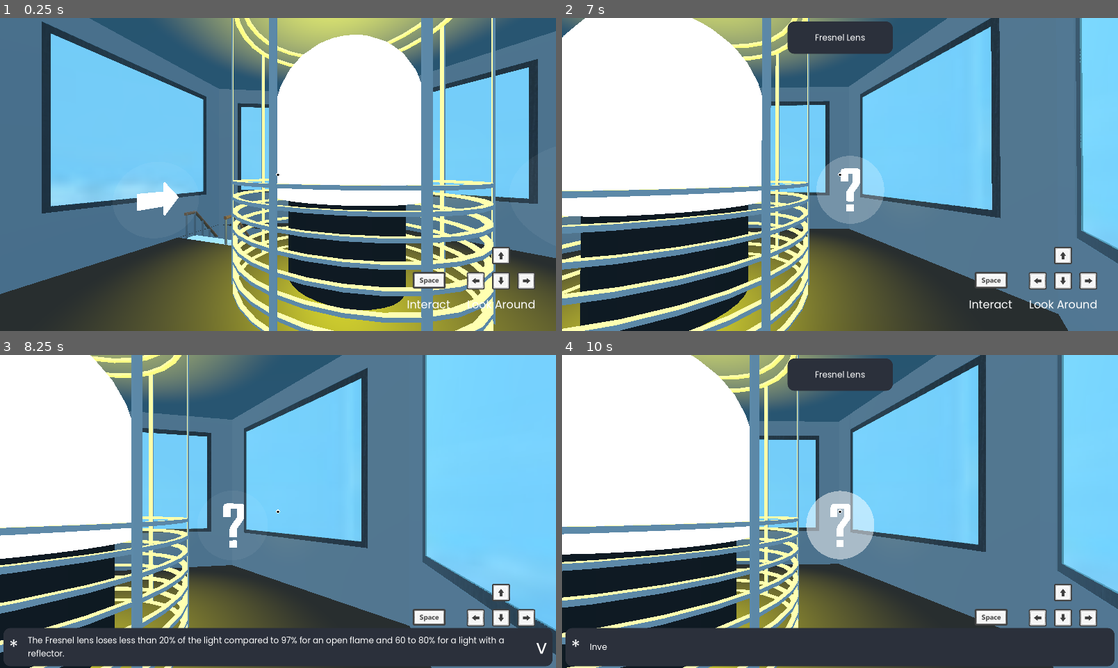
Above: before the commit, frames 1-4 (two rows, left to right).
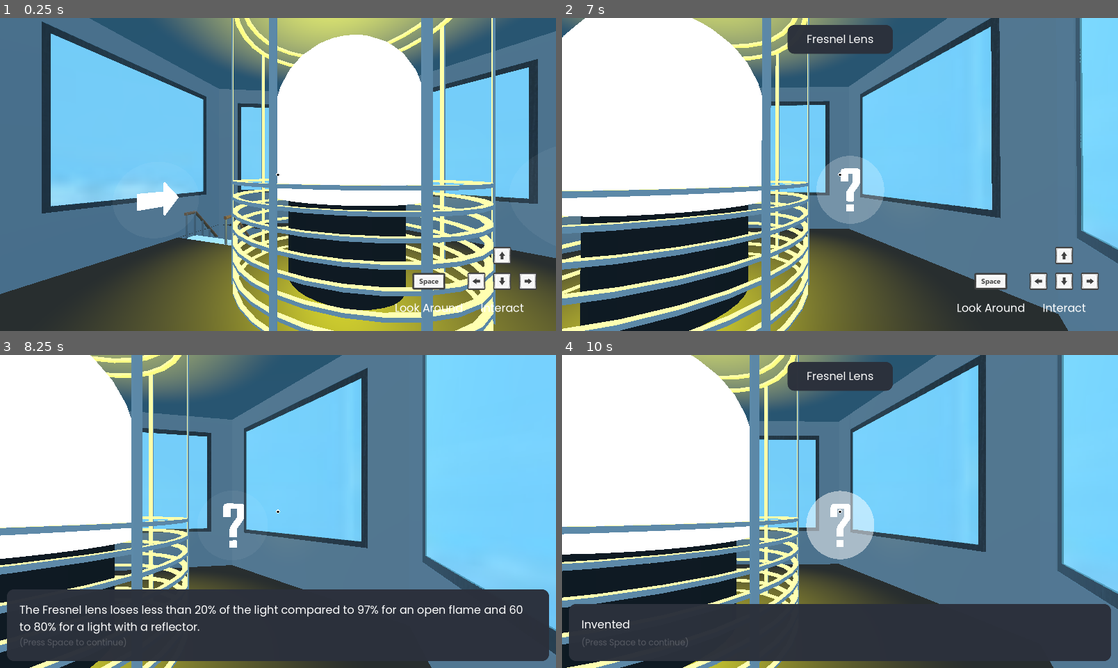
Above: after the commit, the same moments.

Repository: Illuminate-Wisc/Lighthouse
Game: Godot game, scene res://src/scenes/rooms/Lens_room.tscn
Two runs of this game, one before a commit and one after it. Both use one fixed random seed, a clock stepped at 60 frames per second and the inputs below. This scene is started directly instead of the project's main scene.
Inputs:
- Up to frame 1 (0.25 s): no input
- Up to frame 2 (7 s): tap Enter (ui_accept) at 0.5, 0.77, 1.07, 1.52, 1.82, 3.02, 3.32, 3.77, 3.8, 4.07, 4.35, 4.52, 4.82, 6.02, 6.32, 6.77 s; hold S (look_down) 0.53-1.28 s; tap A (look_left) at 0.8, 1.35, 5.3, 5.85 s; tap D (look_right) at 1.55, 6.05 s; hold D (look_right) 2.03-2.78 s; tap W (look_up) at 2.3, 2.85, 6.8 s; tap Space (select) at 3.05, 3.6 s; tap S (look_down) at 4.55 s; hold S (look_down) 5.03-5.78 s; hold D (look_right) from 6.53 s (still down)
- Up to frame 3 (8.25 s): tap Enter (ui_accept) at 7.07, 7.52, 7.82 s; tap Space (select) at 7.25, 7.55, 8, 8.1 s; release D (look_right) at 7.28 s; tap W (look_up) at 7.35 s
- Up to frame 4 (10 s): tap Enter (ui_accept) at 8.3, 9.02, 9.32, 9.5, 9.77 s; tap Space (select) at 8.75 s; tap S (look_down) at 8.85 s; hold A (look_left) from 9.53 s (still down)

The runs differ from the first frame. In frame 1, 0.9% of the frame differs, in the area x 71-97%, y 73-94%; in frame 2, 1.3%; in frame 3, 12%, in the area x 0-100%, y 73-100%; in frame 4, 8.1%.

Commit message:
:sparkles: Improves textbox integration
- :bug: Hides movement/interaction controls when textbox is visible
- :bug: Fixes bug allowing user to advance the textbox while the
  settings menu is open

- :sparkles: Adds touch controls to textbox
- :recycle: Changes order of textbox nodes to apply margin to the scroll
  bar too
- :recycle: Replaces font size display with simpler tool tips
- :sparkles: Adds tooltip to textbox
- :sparkles: Updates default dynamic font size to 32 px

- :lipstick: Makes textbox and description semi-transparent
- :lipstick: Slightly moves movement/interaction controls
- :lipstick: Adds additional padding to the textbox

Diff:
--- a/src/player/player.gd
+++ b/src/player/player.gd
@@ -6,6 +6,7 @@
 @export var default_pitch: float = 0.0
 
 @export var desc_opacity_duration: float = 0.075
+@export var desc_max_opacity: float = 0.98
 
 @export var rotation_acc: float = 0.1
 @export var rotation_min_vel: float = 0.1
@@ -16,6 +17,7 @@
 @onready var settings_menu := $SettingsLayer/Settings
 @onready var desc_label := $HUDLayer/Hud/Desc/DescContainer/DescLabel
 @onready var desc_container := $HUDLayer/Hud/Desc
+@onready var controls := $HUDLayer/Hud/Controls
 @onready var textbox := $TextboxLayer
 
 var rotation_vel = 0
@@ -101,7 +103,7 @@
 	var description: String = new_target.get_parent().description
 
 	if description != "":
-		tween_desc_opacity(1)
+		tween_desc_opacity(desc_max_opacity)
 		desc_label.text = description
 
 
@@ -110,6 +112,7 @@
 		return
 
 	textbox.visible = true
+	controls.visible = false
 	enabled = false
 
 	textbox.start(poi_name)
@@ -118,12 +121,18 @@
 func _on_settings_opened():
 	enabled = false
 
+	if textbox.visible:
+		textbox.disable()
+
 
 func _on_settings_closed():
-	if not textbox.visible:
+	if textbox.visible:
+		textbox.enable()
+	else:
 		enabled = true
 
 
 func _on_textbox_layer_finished():
 	textbox.visible = false
+	controls.visible = true
 	enabled = true
--- a/src/player/player.tscn
+++ b/src/player/player.tscn
@@ -61,6 +61,114 @@
 grow_vertical = 2
 theme = ExtResource("3_vjetf")
 
+[node name="Controls" type="GridContainer" parent="HUDLayer/Hud"]
+layout_mode = 2
+offset_left = 1136.0
+offset_top = 648.0
+offset_right = 1553.0
+offset_bottom = 845.0
+columns = 2
+
+[node name="Space" type="TextureRect" parent="HUDLayer/Hud/Controls"]
+layout_mode = 2
+size_flags_horizontal = 4
+size_flags_vertical = 8
+texture = ExtResource("11_kme07")
+
+[node name="GridContainer3" type="GridContainer" parent="HUDLayer/Hud/Controls"]
+layout_mode = 2
+columns = 3
+
+[node name="spacer" type="Control" parent="HUDLayer/Hud/Controls/GridContainer3"]
+layout_mode = 2
+
+[node name="UpArrow" type="TextureRect" parent="HUDLayer/Hud/Controls/GridContainer3"]
+custom_minimum_size = Vector2(70, 70)
+layout_mode = 2
+texture = ExtResource("10_wajyt")
+expand_mode = 2
+
+[node name="spacer2" type="Control" parent="HUDLayer/Hud/Controls/GridContainer3"]
+layout_mode = 2
+
+[node name="LeftArrow" type="TextureRect" parent="HUDLayer/Hud/Controls/GridContainer3"]
+custom_minimum_size = Vector2(70, 70)
+layout_mode = 2
+size_flags_horizontal = 4
+size_flags_vertical = 4
+texture = ExtResource("8_q8rfx")
+expand_mode = 2
+
+[node name="DownArrow" type="TextureRect" parent="HUDLayer/Hud/Controls/GridContainer3"]
+custom_minimum_size = Vector2(70, 70)
+layout_mode = 2
+size_flags_horizontal = 4
+size_flags_vertical = 4
+texture = ExtResource("7_5c3ff")
+expand_mode = 2
+
+[node name="RightARrow" type="TextureRect" parent="HUDLayer/Hud/Controls/GridContainer3"]
+custom_minimum_size = Vector2(70, 70)
+layout_mode = 2
+size_flags_horizontal = 4
+size_flags_vertical = 4
+texture = ExtResource("9_vqoh3")
+expand_mode = 2
+
+[node name="spacer3" type="Control" parent="HUDLayer/Hud/Controls/GridContainer3"]
+custom_minimum_size = Vector2(0, 11)
+layout_mode = 2
+
+[node name="spacer4" type="Control" parent="HUDLayer/Hud/Controls/GridContainer3"]
+custom_minimum_size = Vector2(0, 11)
+layout_mode = 2
+
+[node name="spacer5" type="Control" parent="HUDLayer/Hud/Controls/GridContainer3"]
+custom_minimum_size = Vector2(0, 11)
+layout_mode = 2
+
+[node name="LookAroundLabel" type="Label" parent="HUDLayer/Hud/Controls"]
+layout_mode = 2
+theme_override_font_sizes/font_size = 32
+text = "Look Around"
+horizontal_alignment = 1
+vertical_alignment = 1
+
+[node name="InteractLabel" type="Label" parent="HUDLayer/Hud/Controls"]
+layout_mode = 2
+theme_override_font_sizes/font_size = 32
+text = "Interact"
+horizontal_alignment = 1
+vertical_alignment = 1
+
+[node name="Buttons" type="Node2D" parent="HUDLayer/Hud/Controls"]
+position = Vector2(201, -5)
+
+[node name="LookUp" type="TouchScreenButton" parent="HUDLayer/Hud/Controls/Buttons"]
+position = Vector2(105, 40)
+shape = SubResource("RectangleShape2D_lswer")
+action = "look_up"
+
+[node name="LookLeft" type="TouchScreenButton" parent="HUDLayer/Hud/Controls/Buttons"]
+position = Vector2(31, 112)
+shape = SubResource("RectangleShape2D_krnrk")
+action = "look_left"
+
+[node name="LookDown" type="TouchScreenButton" parent="HUDLayer/Hud/Controls/Buttons"]
+position = Vector2(105, 112)
+shape = SubResource("RectangleShape2D_qvs7s")
+action = "look_down"
+
+[node name="LookRight" type="TouchScreenButton" parent="HUDLayer/Hud/Controls/Buttons"]
+position = Vector2(178, 112)
+shape = SubResource("RectangleShape2D_twyt3")
+action = "look_right"
+
+[node name="Interact" type="TouchScreenButton" parent="HUDLayer/Hud/Controls/Buttons"]
+position = Vector2(-103, 112)
+shape = SubResource("RectangleShape2D_ga7u6")
+action = "select"
+
 [node name="Retical" type="Control" parent="HUDLayer/Hud"]
 layout_mode = 1
 anchors_preset = 8
@@ -112,114 +220,6 @@
 mouse_filter = 2
 color = Color(0, 0, 0, 1)
 
-[node name="GridContainer3" type="GridContainer" parent="HUDLayer/Hud"]
-layout_mode = 1
-anchors_preset = 3
-anchor_left = 1.0
-anchor_top = 1.0
-anchor_right = 1.0
-anchor_bottom = 1.0
-offset_left = -266.0
-offset_top = -252.0
-offset_right = 42.0
-offset_bottom = -48.0
-grow_horizontal = 0
-grow_vertical = 0
-scale = Vector2(0.7, 0.7)
-size_flags_horizontal = 8
-columns = 3
-
-[node name="spacer" type="Control" parent="HUDLayer/Hud/GridContainer3"]
-layout_mode = 2
-
-[node name="UpArrow" type="TextureRect" parent="HUDLayer/Hud/GridContainer3"]
-layout_mode = 2
-size_flags_horizontal = 4
-size_flags_vertical = 4
-texture = ExtResource("10_wajyt")
-
-[node name="spacer2" type="Control" parent="HUDLayer/Hud/GridContainer3"]
-layout_mode = 2
-
-[node name="LeftArrow" type="TextureRect" parent="HUDLayer/Hud/GridContainer3"]
-layout_mode = 2
-size_flags_horizontal = 4
-size_flags_vertical = 4
-texture = ExtResource("8_q8rfx")
-
-[node name="DownArrow" type="TextureRect" parent="HUDLayer/Hud/GridContainer3"]
-layout_mode = 2
-size_flags_horizontal = 4
-size_flags_vertical = 4
-texture = ExtResource("7_5c3ff")
-
-[node name="RightARrow" type="TextureRect" parent="HUDLayer/Hud/GridContainer3"]
-layout_mode = 2
-size_flags_horizontal = 4
-size_flags_vertical = 4
-texture = ExtResource("9_vqoh3")
-
-[node name="Controls" type="Node2D" parent="HUDLayer/Hud"]
-position = Vector2(1337, 643)
-scale = Vector2(1, 1)
-
-[node name="LookUp" type="TouchScreenButton" parent="HUDLayer/Hud/Controls"]
-position = Vector2(105, 40)
-shape = SubResource("RectangleShape2D_lswer")
-action = "look_up"
-
-[node name="LookLeft" type="TouchScreenButton" parent="HUDLayer/Hud/Controls"]
-position = Vector2(31, 112)
-shape = SubResource("RectangleShape2D_krnrk")
-action = "look_left"
-
-[node name="LookDown" type="TouchScreenButton" parent="HUDLayer/Hud/Controls"]
-position = Vector2(105, 112)
-shape = SubResource("RectangleShape2D_qvs7s")
-action = "look_down"
-
-[node name="LookRight" type="TouchScreenButton" parent="HUDLayer/Hud/Controls"]
-position = Vector2(178, 112)
-shape = SubResource("RectangleShape2D_twyt3")
-action = "look_right"
-
-[node name="Interact" type="TouchScreenButton" parent="HUDLayer/Hud/Controls"]
-position = Vector2(-103, 110)
-shape = SubResource("RectangleShape2D_ga7u6")
-action = "select"
-
-[node name="LookAroundLabel" type="Label" parent="HUDLayer/Hud"]
-layout_mode = 0
-offset_left = 1344.0
-offset_top = 800.0
-offset_right = 1539.0
-offset_bottom = 849.0
-theme_override_font_sizes/font_size = 32
-text = "Look Around"
-horizontal_alignment = 1
-vertical_alignment = 1
-
-[node name="InteractLabel" type="Label" parent="HUDLayer/Hud"]
-layout_mode = 0
-offset_left = 1136.0
-offset_top = 800.0
-offset_right = 1331.0
-offset_bottom = 849.0
-theme_override_font_sizes/font_size = 32
-text = "Interact"
-horizontal_alignment = 1
-vertical_alignment = 1
-
-[node name="Space" type="TextureRect" parent="HUDLayer/Hud"]
-layout_mode = 0
-offset_left = 1184.8
-offset_top = 704.0
-offset_right = 1284.8
-offset_bottom = 804.0
-size_flags_horizontal = 4
-size_flags_vertical = 4
-texture = ExtResource("11_kme07")
-
 [node name="Desc" type="MarginContainer" parent="HUDLayer/Hud"]
 modulate = Color(1, 1, 1, 0)
 layout_mode = 1
@@ -230,7 +230,7 @@
 offset_right = 151.5
 offset_bottom = 103.0
 grow_horizontal = 2
-theme_override_constants/margin_top = 10
+theme_override_constants/margin_top = 20
 
 [node name="DescContainer" type="PanelContainer" parent="HUDLayer/Hud/Desc"]
 layout_mode = 2
--- a/src/scenes/main_menu/settings.gd
+++ b/src/scenes/main_menu/settings.gd
@@ -8,7 +8,6 @@
 var user_text_bg := preload("res://src/ui/themes/main/panel/user_text_background_panel.tres")
 
 @onready var font_size_slider := $PanelContainer/PaddedContainer/SettingsContainer/FontSizeSlider
-@onready var font_size_readout := $PanelContainer/PaddedContainer/SettingsContainer/FontSizeReadout
 @onready var dark_mode_option_button := $PanelContainer/PaddedContainer/SettingsContainer/GridContainer/DarkModeOptionButton as OptionButton
 
 func _ready():
@@ -30,12 +29,14 @@
 
 func _on_font_size_slider_value_changed(value):
 	main_theme.set_font_size("font_size", "UserTextFont", value)
-	font_size_readout.text = str(value) + " px"
+	main_theme.set_font_size("font_size", "UserTextFontSmaller", value * 3 / 4)
 
 func _on_dark_mode_option_button_item_selected(index):
 	if index == 0:  # Dark mode
 		main_theme.set_color("font_color", "UserTextFont", Color(1, 1, 1))  # White font
+		main_theme.set_color("font_color", "UserTextFontSmaller", Color(1, 1, 1))  # White font
 		user_text_bg.bg_color = Color(0.2, 0.2, 0.2)  # Dark gray background
 	else:  # Light mode
 		main_theme.set_color("font_color", "UserTextFont", Color(0, 0, 0))  # Black font
+		main_theme.set_color("font_color", "UserTextFontSmaller", Color(0, 0, 0))  # Black font
 		user_text_bg.bg_color = Color(1, 1, 1)  # White background
--- a/src/scenes/main_menu/settings.tscn
+++ b/src/scenes/main_menu/settings.tscn
@@ -71,22 +71,39 @@
 theme_type_variation = &"HeaderMedium"
 text = "Font Size"
 
-[node name="FontSizeReadout" type="Label" parent="PanelContainer/PaddedContainer/SettingsContainer"]
-layout_mode = 2
-size_flags_horizontal = 3
-size_flags_stretch_ratio = 3.0
-text = "16 px"
-
 [node name="FontSizeSlider" type="HSlider" parent="PanelContainer/PaddedContainer/SettingsContainer"]
 custom_minimum_size = Vector2(500, 30)
 layout_mode = 2
 min_value = 32.0
 max_value = 128.0
-step = 48.0
+step = 24.0
 value = 32.0
+
+[node name="HBoxContainer" type="HBoxContainer" parent="PanelContainer/PaddedContainer/SettingsContainer"]
+layout_mode = 2
+
+[node name="SizeTooltipSmall" type="Label" parent="PanelContainer/PaddedContainer/SettingsContainer/HBoxContainer"]
+layout_mode = 2
+size_flags_horizontal = 3
+size_flags_stretch_ratio = 3.0
+theme_override_font_sizes/font_size = 20
+text = "Smaller"
+
+[node name="SizeTooltipLarger" type="Label" parent="PanelContainer/PaddedContainer/SettingsContainer/HBoxContainer"]
+layout_mode = 2
+size_flags_horizontal = 3
+size_flags_stretch_ratio = 3.0
+theme_override_font_sizes/font_size = 20
+text = "Larger"
+horizontal_alignment = 2
 
 [node name="spacer3" type="Control" parent="PanelContainer/PaddedContainer/SettingsContainer"]
 visible = false
+layout_mode = 2
+size_flags_vertical = 3
+size_flags_stretch_ratio = 0.2
+
+[node name="spacer4" type="Control" parent="PanelContainer/PaddedContainer/SettingsContainer"]
 layout_mode = 2
 size_flags_vertical = 3
 size_flags_stretch_ratio = 0.2
@@ -111,7 +128,7 @@
 popup/item_1/text = "Off"
 popup/item_1/id = 1
 
-[node name="spacer4" type="Control" parent="PanelContainer/PaddedContainer/SettingsContainer"]
+[node name="spacer6" type="Control" parent="PanelContainer/PaddedContainer/SettingsContainer"]
 layout_mode = 2
 size_flags_vertical = 3
 size_flags_stretch_ratio = 0.2
--- a/src/scenes/ui-textbox/UI-textbox.gd
+++ b/src/scenes/ui-textbox/UI-textbox.gd
@@ -3,14 +3,15 @@
 
 signal finished
 
-const CHAR_READ_RATE = 0.05 # Time it takes for each character to appear
+const CHAR_READ_RATE = 0.025 # Time it takes for each character to appear
 
-@onready var textbox_container: Control = $TextboxContainer
-@onready var start_symbol: Label = $TextboxContainer/MarginContainer/PanelContainer/HBoxContainer/Start
-@onready var end_symbol: Label = $TextboxContainer/MarginContainer/PanelContainer/HBoxContainer/End
-@onready var rich_label := $TextboxContainer/MarginContainer/PanelContainer/HBoxContainer/Label
+@onready var margin_container: Control = $MarginContainer
+@onready var start_symbol: Label = $MarginContainer/ScrollContainer/PanelContainer/MarginContainer/HBoxContainer/Start
+@onready var end_symbol: Label = $MarginContainer/ScrollContainer/PanelContainer/MarginContainer/HBoxContainer/End
+@onready var label := $MarginContainer/ScrollContainer/PanelContainer/MarginContainer/HBoxContainer/VBoxContainer/Label
 @onready var main_theme: Theme = preload("res://src/ui/themes/main/main_theme.tres")
-@onready var main_panel_style: StyleBox = preload("res://src/ui/themes/main/panel/user_text_background_panel.tres")
+
+var enabled = true
 
 
 
@@ -23,6 +24,14 @@
 var current_state = State.READY
 var text_queue = []
 var tween: Tween
+
+
+func enable():
+	enabled = true
+
+
+func disable():
+	enabled = false
 
 
 func start(poi_name: String):
@@ -39,6 +48,9 @@
 
 
 func _process(_delta: float) -> void:
+	if not enabled:
+		return
+
 	match current_state:
 		State.READY:
 			if not text_queue.is_empty():
@@ -52,11 +64,11 @@
 		State.FINISHED:
 			if Input.is_action_just_pressed("ui_accept"):
 				change_state(State.READY)
-				rich_label.text = ""
+				label.text = ""
 				end_symbol.text = ""
 
 				if text_queue.is_empty():
-					textbox_container.visible = false
+					margin_container.visible = false
 					finished.emit()
 
 
@@ -67,30 +79,30 @@
 func hide_textbox() -> void:
 	start_symbol.text = ""
 	end_symbol.text = ""
-	rich_label.text = ""
-	textbox_container.visible = false
+	label.text = ""
+	margin_container.visible = false
 
 
 func show_textbox() -> void:
 	start_symbol.text = "*"
-	textbox_container.visible = true
+	margin_container.visible = true
 
 
 func display_text() -> void:
 	var next_text = text_queue.pop_front()
-	rich_label.text = next_text
-	rich_label.visible_characters = 0
+	label.text = next_text
+	label.visible_characters = 0
 	change_state(State.READING)
 	show_textbox()
 	var total_characters = next_text.length()
 	var total_time = total_characters * CHAR_READ_RATE
 	tween = create_tween()
-	tween.tween_property(rich_label, "visible_characters", total_characters, total_time)
+	tween.tween_property(label, "visible_characters", total_characters, total_time)
 	tween.connect("finished", _on_tween_tween_completed)
 
 
 func skip_to_end_of_text() -> void:
-	rich_label.visible_characters = rich_label.text.length()
+	label.visible_characters = label.text.length()
 	change_state(State.FINISHED)
 	end_symbol.text = "v"
 
--- a/src/scenes/ui-textbox/UI-textbox.tscn
+++ b/src/scenes/ui-textbox/UI-textbox.tscn
@@ -1,52 +1,54 @@
-[gd_scene load_steps=3 format=3 uid="uid://crknoji4ser47"]
+[gd_scene load_steps=4 format=3 uid="uid://crknoji4ser47"]
 
 [ext_resource type="Script" path="res://src/scenes/ui-textbox/UI-textbox.gd" id="1_cdoxw"]
 [ext_resource type="Theme" uid="uid://bm780b5r6xff3" path="res://src/ui/themes/main/main_theme.tres" id="2_mtout"]
+
+[sub_resource type="RectangleShape2D" id="RectangleShape2D_052bj"]
+size = Vector2(1600, 900)
 
 [node name="UI-textbox" type="CanvasLayer"]
 script = ExtResource("1_cdoxw")
 metadata/_edit_vertical_guides_ = [-1093.0]
 
 [node name="MarginContainer" type="MarginContainer" parent="."]
-offset_top = 664.0
-offset_right = 16.0
-offset_bottom = 680.0
-theme_override_constants/margin_left = 8
-theme_override_constants/margin_top = 8
-theme_override_constants/margin_right = 8
-theme_override_constants/margin_bottom = 8
-
-[node name="TextboxContainer" type="ScrollContainer" parent="."]
 anchors_preset = 12
 anchor_top = 1.0
 anchor_right = 1.0
 anchor_bottom = 1.0
-offset_top = -699.0
+offset_top = -636.0
 grow_horizontal = 2
 grow_vertical = 0
 theme = ExtResource("2_mtout")
+theme_override_constants/margin_left = 20
+theme_override_constants/margin_right = 20
+theme_override_constants/margin_bottom = 20
 
-[node name="MarginContainer" type="MarginContainer" parent="TextboxContainer"]
+[node name="ScrollContainer" type="ScrollContainer" parent="MarginContainer"]
 layout_mode = 2
 size_flags_horizontal = 3
-size_flags_vertical = 10
-theme_override_constants/margin_left = 10
-theme_override_constants/margin_top = 100
-theme_override_constants/margin_right = 10
-theme_override_constants/margin_bottom = 5
 
-[node name="PanelContainer" type="PanelContainer" parent="TextboxContainer/MarginContainer"]
+[node name="PanelContainer" type="PanelContainer" parent="MarginContainer/ScrollContainer"]
+self_modulate = Color(1, 1, 1, 0.980392)
+custom_minimum_size = Vector2(0, 164)
 layout_mode = 2
 size_flags_horizontal = 3
 size_flags_vertical = 10
 theme_type_variation = &"UserTextBackground"
 
-[node name="HBoxContainer" type="HBoxContainer" parent="TextboxContainer/MarginContainer/PanelContainer"]
+[node name="MarginContainer" type="MarginContainer" parent="MarginContainer/ScrollContainer/PanelContainer"]
+layout_mode = 2
+theme_override_constants/margin_left = 20
+theme_override_constants/margin_top = 20
+theme_override_constants/margin_right = 20
+theme_override_constants/margin_bottom = 20
+
+[node name="HBoxContainer" type="HBoxContainer" parent="MarginContainer/ScrollContainer/PanelContainer/MarginContainer"]
 layout_mode = 2
 size_flags_horizontal = 3
 size_flags_vertical = 3
 
-[node name="Start" type="Label" parent="TextboxContainer/MarginContainer/PanelContainer/HBoxContainer"]
+[node name="Start" type="Label" parent="MarginContainer/ScrollContainer/PanelContainer/MarginContainer/HBoxContainer"]
+visible = false
 custom_minimum_size = Vector2(50, 0)
 layout_mode = 2
 size_flags_vertical = 0
@@ -55,14 +57,30 @@
 text = "
 "
 
-[node name="Label" type="Label" parent="TextboxContainer/MarginContainer/PanelContainer/HBoxContainer"]
+[node name="VBoxContainer" type="VBoxContainer" parent="MarginContainer/ScrollContainer/PanelContainer/MarginContainer/HBoxContainer"]
 layout_mode = 2
 size_flags_horizontal = 3
+
+[node name="Label" type="Label" parent="MarginContainer/ScrollContainer/PanelContainer/MarginContainer/HBoxContainer/VBoxContainer"]
+layout_mode = 2
+size_flags_horizontal = 3
+size_flags_vertical = 3
 theme = ExtResource("2_mtout")
 theme_type_variation = &"UserTextFont"
 autowrap_mode = 2
 
-[node name="End" type="Label" parent="TextboxContainer/MarginContainer/PanelContainer/HBoxContainer"]
+[node name="Tooltip" type="Label" parent="MarginContainer/ScrollContainer/PanelContainer/MarginContainer/HBoxContainer/VBoxContainer"]
+modulate = Color(1, 1, 1, 0.207843)
+layout_mode = 2
+size_flags_horizontal = 3
+size_flags_vertical = 10
+theme = ExtResource("2_mtout")
+theme_type_variation = &"UserTextFontSmaller"
+text = "(Press Space to continue)"
+autowrap_mode = 2
+
+[node name="End" type="Label" parent="MarginContainer/ScrollContainer/PanelContainer/MarginContainer/HBoxContainer"]
+visible = false
 custom_minimum_size = Vector2(75, 0)
 layout_mode = 2
 size_flags_vertical = 8
@@ -70,4 +88,9 @@
 theme_override_font_sizes/font_size = 55
 horizontal_alignment = 2
 
+[node name="TouchScreenButton" type="TouchScreenButton" parent="MarginContainer"]
+position = Vector2(800, 184)
+shape = SubResource("RectangleShape2D_052bj")
+action = "ui_accept"
+
 [node name="AnimationPlayer" type="AnimationPlayer" parent="."]
--- a/src/ui/themes/main/main_theme.tres
+++ b/src/ui/themes/main/main_theme.tres
@@ -67,4 +67,7 @@
 UserTextBackground/styles/panel = ExtResource("15_4klqe")
 UserTextFont/base_type = &"Label"
 UserTextFont/colors/font_color = Color(1, 1, 1, 1)
-UserTextFont/font_sizes/font_size = 24
+UserTextFont/font_sizes/font_size = 32
+UserTextFontSmaller/base_type = &"Label"
+UserTextFontSmaller/colors/font_color = Color(1, 1, 1, 1)
+UserTextFontSmaller/font_sizes/font_size = 24
Not shown: 1 places in src/player/player.tscn that only renumber resources
